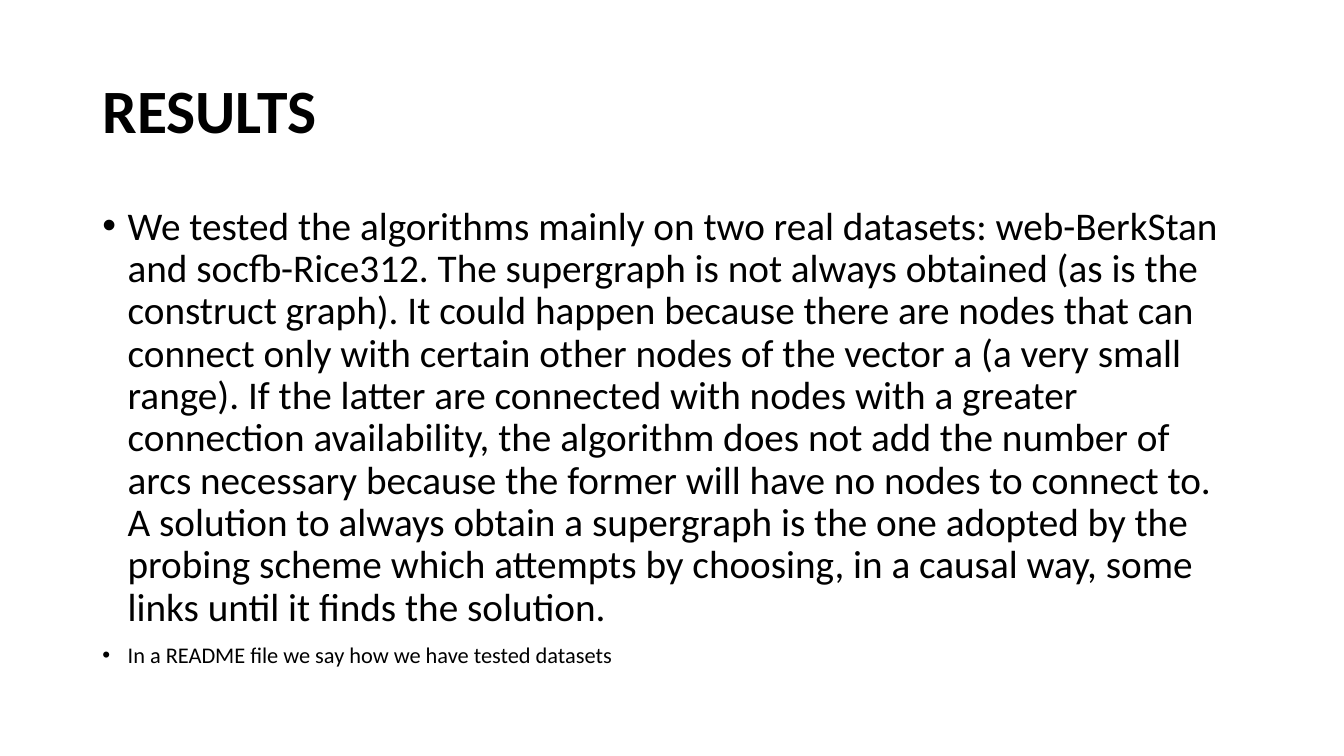
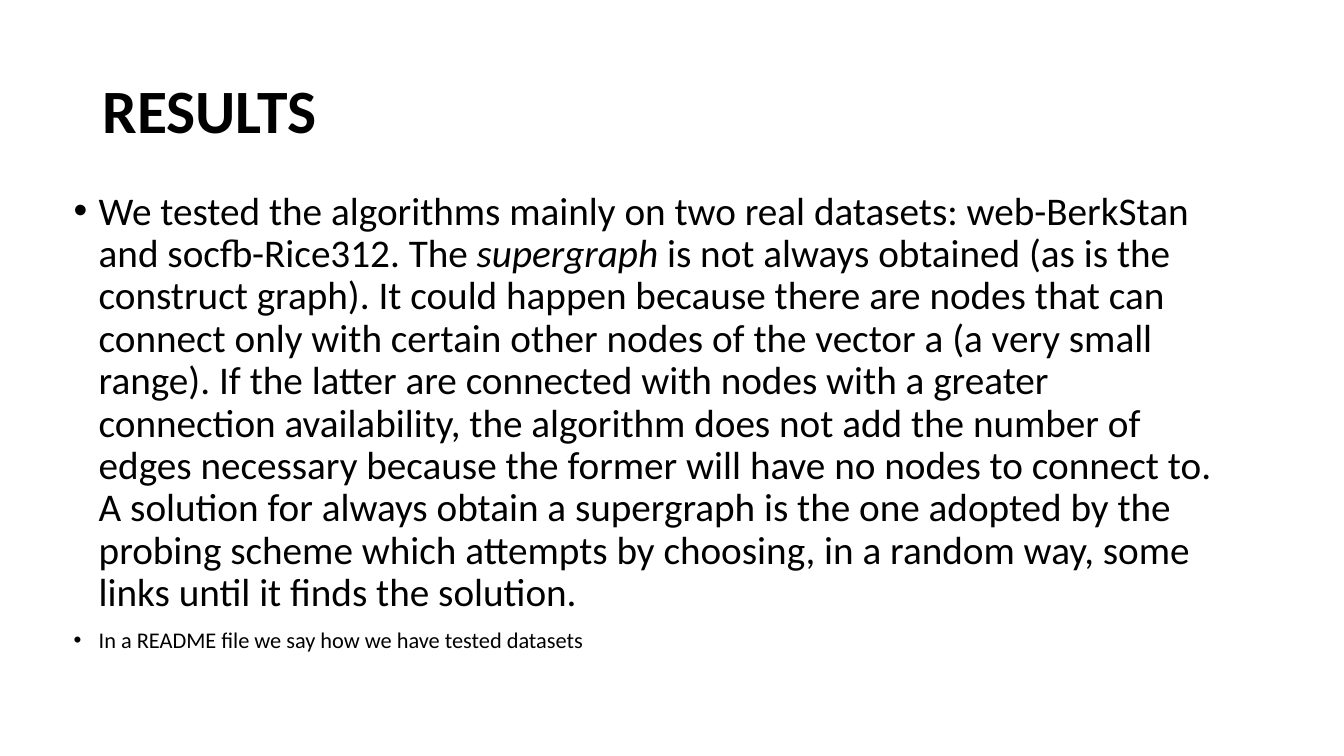
Before and after one commit to enz93/k-degree, a slide deck: slide 18 of Presentazione.pptx (slide 19 before the commit). Drawn at 1344x756 pixels with LibreOffice and Linux fonts; fonts in the diff are those of the drawing. Boxes give left, top, right and bottom in pixels: in the first picture for what was removed or moved away, otherwise in the second. Text is boxed around its words. In the diff, an @@ line names an element or a change of style, - is before the commit and + after.

```diff
--- a/Presentazione.pptx
+++ b/Presentazione.pptx
@@ text "We tested the algorithms mainly ..." moved from (x1=128, y1=212, x2=1218, y2=667) to (x1=99, y1=197, x2=1211, y2=652) @@
@@ text at (x1=99, y1=197, x2=1211, y2=607): text changed @@
-• We tested the algorithms mainly on two real datasets: web-BerkStan and socfb-Rice312. The supergraph is not always obtained (as is the construct graph). It could happen because there are nodes that can connect only with certain other nodes of the vector a (a very small range). If the latter are connected with nodes with a greater connection availability, the algorithm does not add the number of arcs necessary because the former will have no nodes to connect to. A solution to always obtain a supergraph is the one adopted by the probing scheme which attempts by choosing, in a causal way, some links until it finds the solution.
+• We tested the algorithms mainly on two real datasets: web-BerkStan and socfb-Rice312. The supergraph is not always obtained (as is the construct graph). It could happen because there are nodes that can connect only with certain other nodes of the vector a (a very small range). If the latter are connected with nodes with a greater connection availability, the algorithm does not add the number of edges necessary because the former will have no nodes to connect to. A solution for always obtain a supergraph is the one adopted by the probing scheme which attempts by choosing, in a random way, some links until it finds the solution.
```
Also in this commit, not shown: 9 other slides changed, 1 slide added, 2 slides removed.
